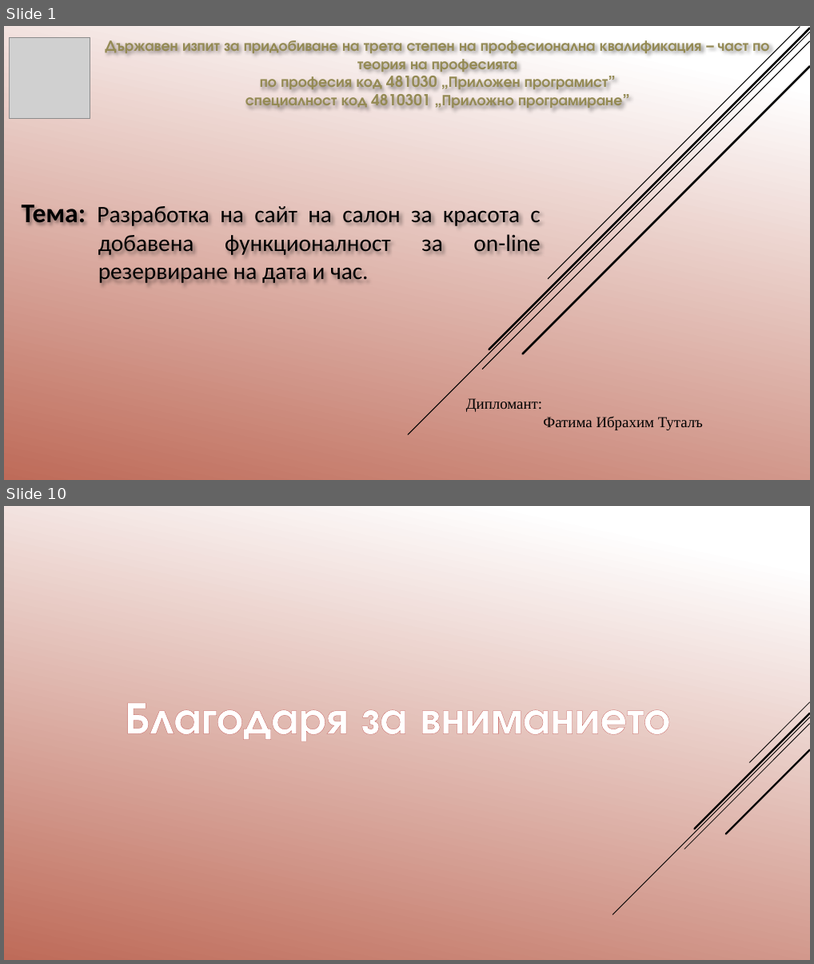
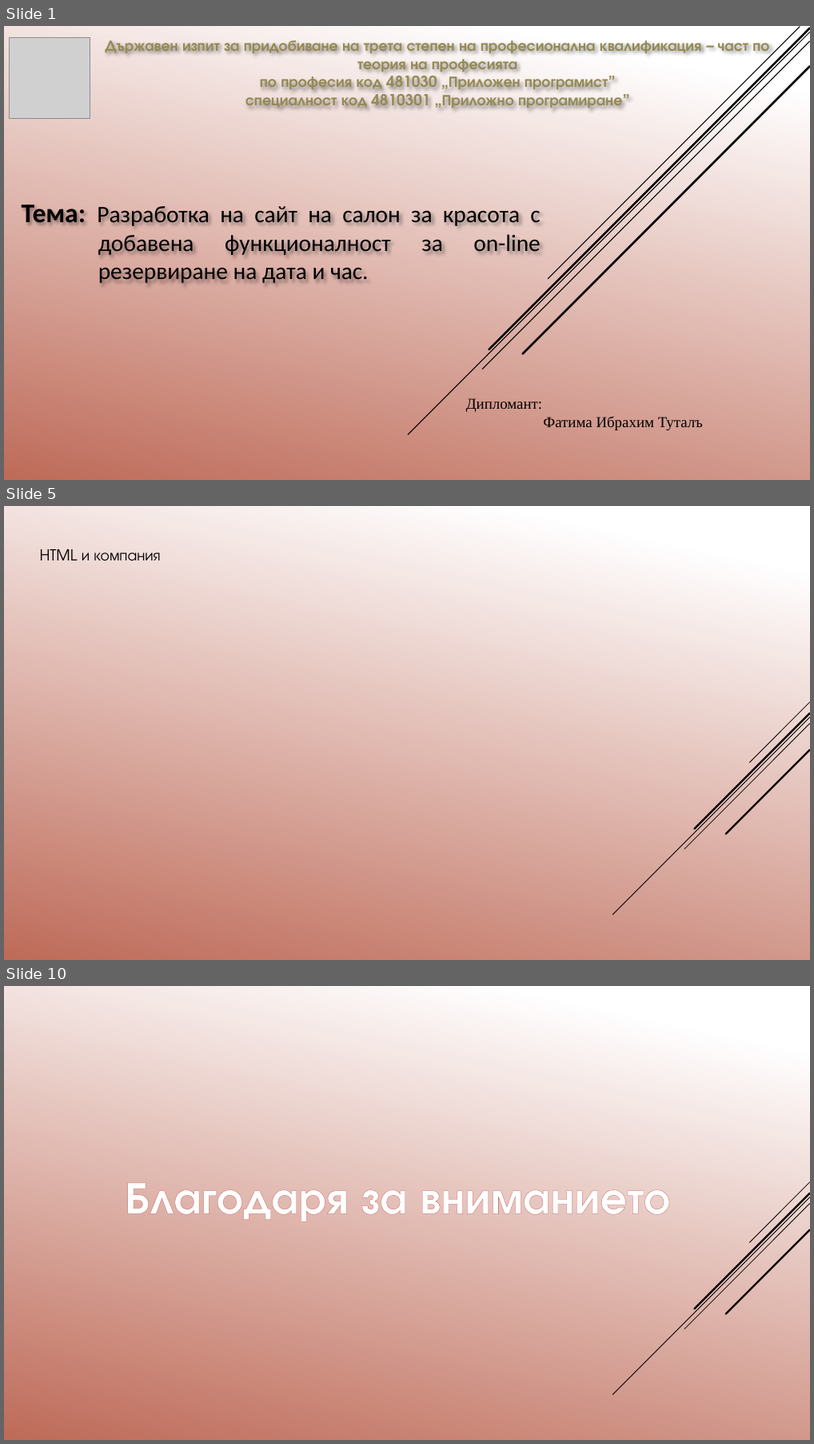
Before and after one commit to pgee-dzi2024/Theme_01, a slide deck: 01 Фатима Туталъ/Защита теория.pptx. Shown one above the other, each under a label of ours: slides 1 and 10 before the commit, slides 1, 5 and 10 after it; the slides between them are not shown. The pictures are 814x964 and 814x1444 pixels, drawn with LibreOffice and Linux fonts; fonts in the diff are those of the drawing; grey boxes stand for pictures. Boxes give left, top, right and bottom in pixels: in the first picture for what was removed or moved away, otherwise in the second. Text is boxed around its words. In the diff, an @@ line names an element or a change of style, - is before the commit and + after.

```diff
--- a/01 Фатима Туталъ/Защита теория.pptx
+++ b/01 Фатима Туталъ/Защита теория.pptx
@@ slide 5 added at <box>4,506,810,960</box>, background gradient #FFFFFF to #C26A56; not listed: 5 template elements that a slide beside it also shows @@
@@ text added at <box>40,549,160,561</box>, 18 pt, text #000000 @@
+HTML и компания
```
Also in this commit, not shown: 7 other slides added, 8 slides removed, 2 other files.
